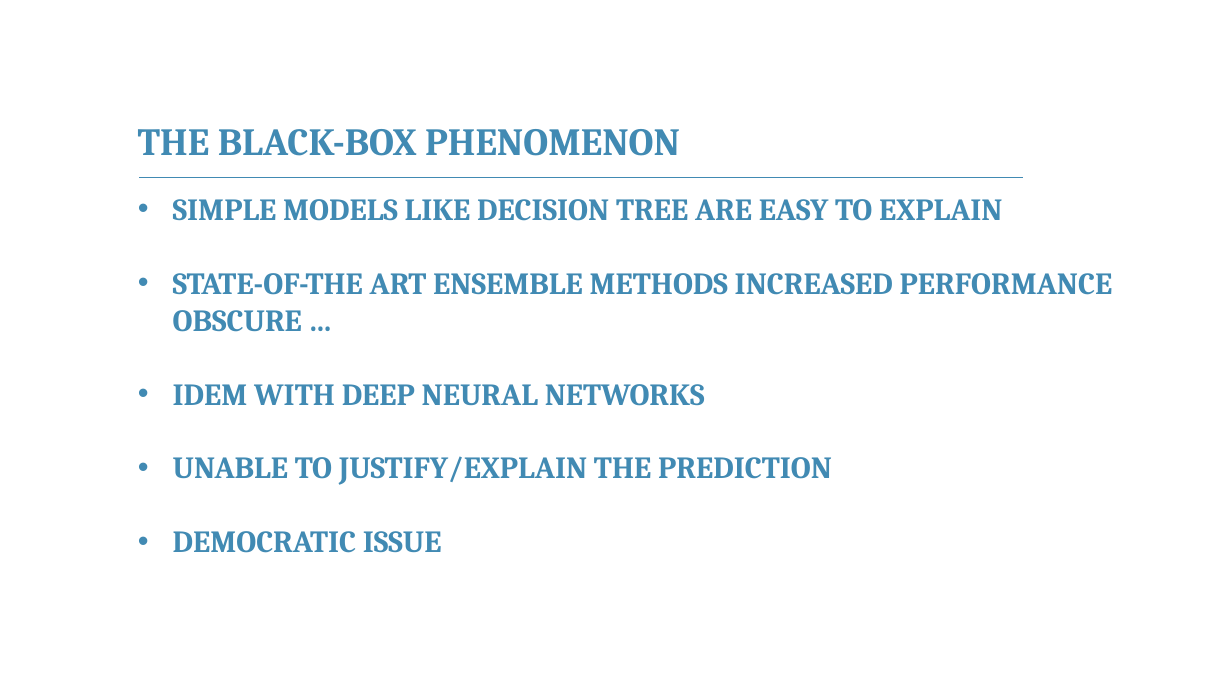
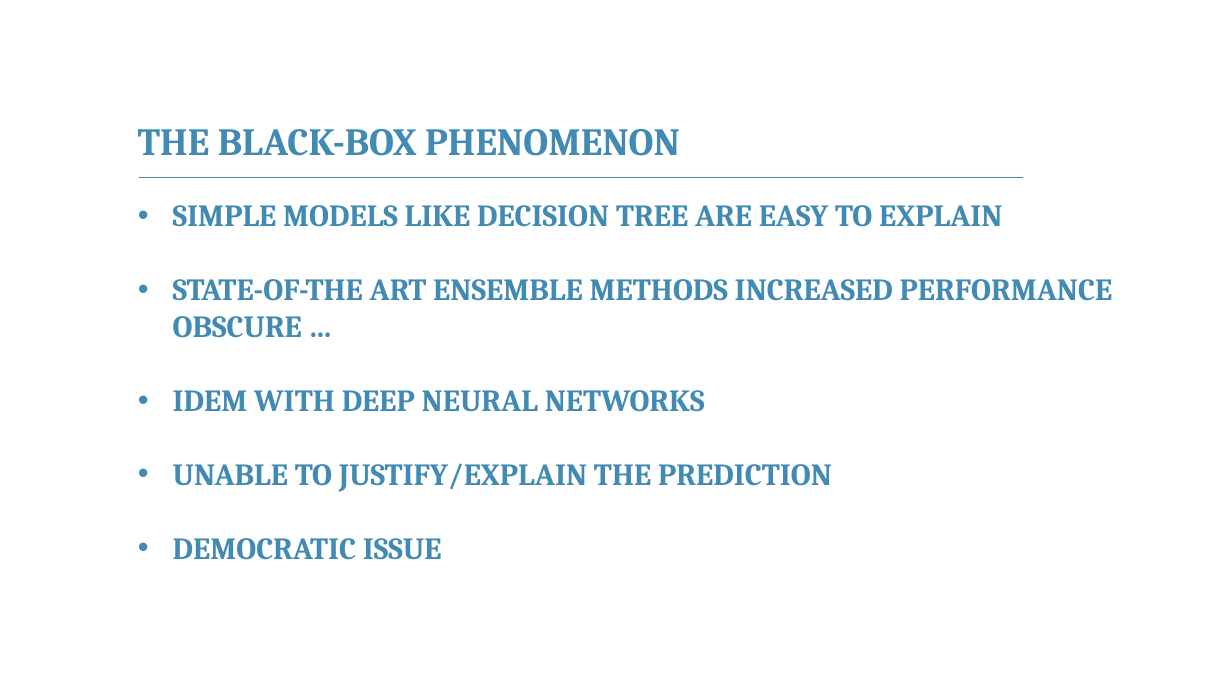
Before and after one commit to franckalbinet/itu-eaco-zanzibar-12-2018, a slide deck: slide 11 of presentations/session-6-ethics-of-ai.pptx. Drawn at 1232x693 pixels with LibreOffice and Linux fonts; fonts in the diff are those of the drawing; background and template pictures are left out. Boxes give left, top, right and bottom in pixels: in the first picture for what was removed or moved away, otherwise in the second. Text is boxed around its words. In the diff, an @@ line names an element or a change of style, - is before the commit and + after.

```diff
--- a/presentations/session-6-ethics-of-ai.pptx
+++ b/presentations/session-6-ethics-of-ai.pptx
@@ text "SIMPLE MODELS LIKE DECISION TREE ...": place and size @@
-text "SIMPLE MODELS LIKE DECISION TREE ..." at box(173, 199, 1113, 553)
+text "SIMPLE MODELS LIKE DECISION TREE ..." at box(173, 205, 1113, 560)
```
Also in this commit, not shown: 4 other slides changed, 13 other files.
